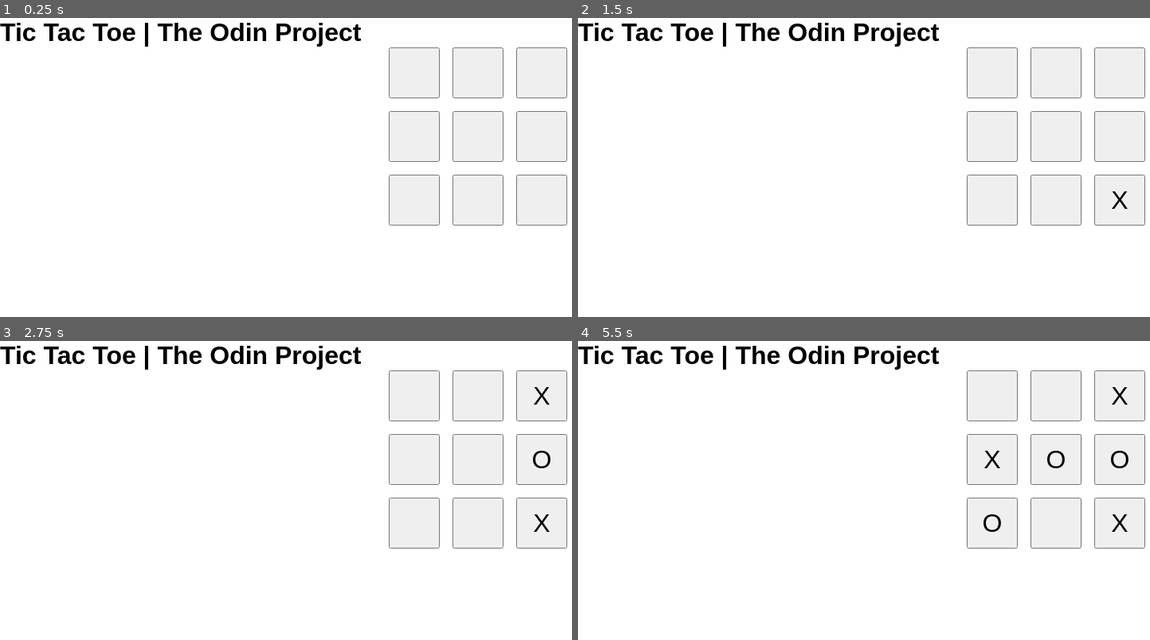
Above: before the commit, frames 1-4 (two rows, left to right).
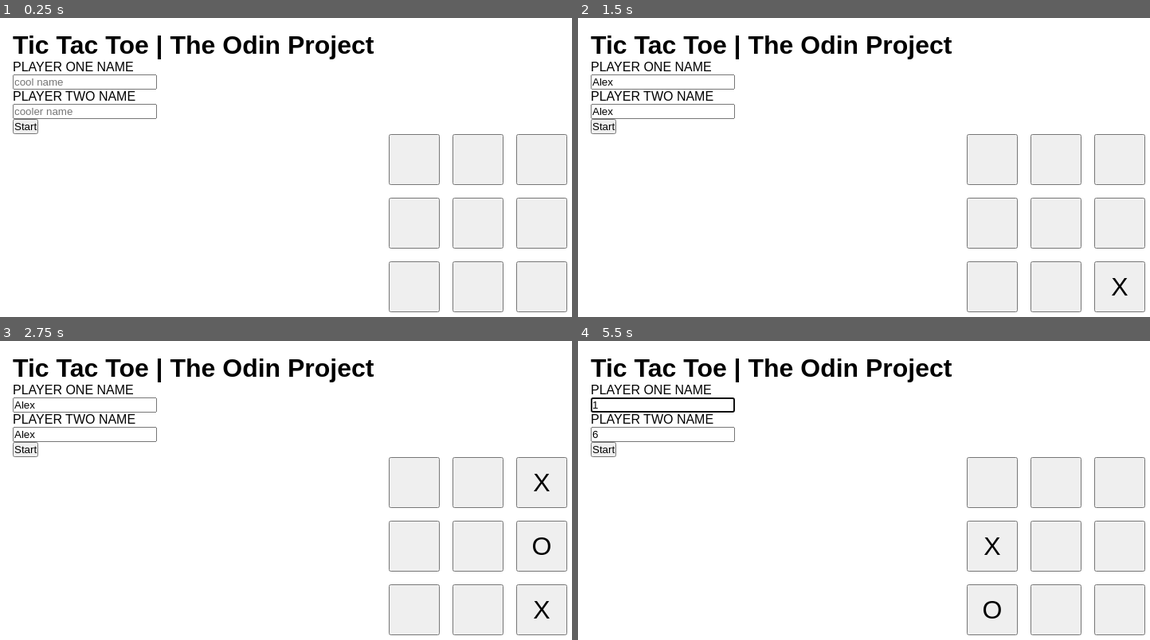
Above: after the commit, the same moments.

Repository: mikaeel-muazzam/odin-tic-tac-toe
Game: browser game, page index.html
Same seed, same stepped clock (60 frames per second), same inputs: the game is played once before the commit and once after it.
Inputs (mouse positions are in pixels of both pictures, inside the frame that each line leads up to; where the layout moved, square brackets give the same spot in the first picture):
- Up to frame 1 (0.25 s): no input
- Up to frame 2 (1.5 s): click (663, 83) at 0.27 s; type "Alex" at 0.27 s; click (663, 110) at 0.52 s; type "Alex" at 0.52 s; click (600, 125) at 0.77 s, where only the run after the commit has a clickable "Start"; click (1121, 287) [1121, 200] at 1.27 s
- Up to frame 3 (2.75 s): click "X" at 1.87 s; click (543, 547) [543, 460] at 2.02 s; click (543, 481) [543, 394] at 2.47 s
- Up to frame 4 (5.5 s): click (663, 433) at 3.07 s; type "6" at 3.07 s; tap Enter at 3.1, 4.3 s; click (1058, 547) [1058, 460] at 3.67 s; click (663, 406) at 4.27 s; type "10" at 4.27 s; click (989, 547) [989, 460] at 4.52 s; click (989, 610) [989, 523] at 4.87 s; click (663, 406) at 5.47 s; type "1" at 5.47 s

The runs differ from the first frame. In frame 1, 5.4% of the frame differs, in the area x 0-100%, y 1-99%; in frame 2, 5.5%; in frame 3, 5.8%; in frame 4, 6.0%.
Error in both runs: Error: A mark already exists at row 3, column 3

Commit message:
Allow player name inputs

Diff:
--- a/index.html
+++ b/index.html
@@ -9,6 +9,29 @@
 </head>
 <body>
     <h1>Tic Tac Toe | The Odin Project</h1>
+    <form id="startGame" class="game-controls">
+        <ul>
+            <li>
+                <label for="playerOne">PLAYER ONE NAME</label>
+            </li>
+            <li>
+                <input type="text" id="playerOne" name="playerOne" placeholder="cool name">
+            </li>
+        </ul>
+        <ul>
+            <li>
+                <label for="playerTwo">PLAYER TWO NAME</label>
+            </li>
+            <li>
+                <input type="text" id="playerTwo" name="playerTwo" placeholder="cooler name">
+            </li>
+        </ul>
+        <ul>
+            <li>
+                <button type="submit">Start</button>
+            </li>
+        </ul>
+    </form>
     <div class="ttt-container"></div>
 </body>
 </html>
--- a/scripts/script.js
+++ b/scripts/script.js
@@ -62,6 +62,7 @@
     // pvt variables
     let currentPlayerTurn = 1;
     let winner;
+    let currentPlayer;
 
     // check whose turn it is
     function checkTurn () {
@@ -71,7 +72,7 @@
     function playTurn (row, column) {
         if (winner) return;
 
-        const currentPlayer = players[checkTurn()];
+        currentPlayer = players[checkTurn()];
         const mark = currentPlayer.marker;
 
         console.log(`It's ${currentPlayer.name}'s turn!`);
@@ -140,7 +141,7 @@
     function announceWinner () {
         // announce the winner!!!
         if (winner) {
-            console.log(`The winner is ${players[checkTurn()+1].name} (${players[checkTurn()+1].marker})!`)
+            console.log(`The winner is ${currentPlayer.name} (${currentPlayer.marker})!`)
         } else {
             console.log(`It's a tie!`)
         }
@@ -155,6 +156,9 @@
 
 const display = (() => {
     const container = document.querySelector(".ttt-container");
+    const start = document.querySelector("#startGame");
+
+    start.addEventListener("submit", startHandler)
 
     function showBoardCells () {
         const board = gameBoard.viewBoard();
@@ -187,6 +191,14 @@
         showBoardCells();
     }
 
+    function startHandler (ev) {
+        ev.preventDefault();
+        const data = new FormData(ev.target);
+        gameBoard.resetBoard();
+        players[0].name = data.get("playerOne");
+        players[1].name = data.get("playerTwo");
+    }
+
     return {showBoardCells};
 })();
 
--- a/styles/style.css
+++ b/styles/style.css
@@ -6,6 +6,14 @@
     box-sizing: content-box;
     padding: 0px;
     margin: 0px;
+}
+
+body {
+    padding: 1rem;
+}
+
+form li {
+    list-style-type: none;
 }
 
 .ttt-container {
